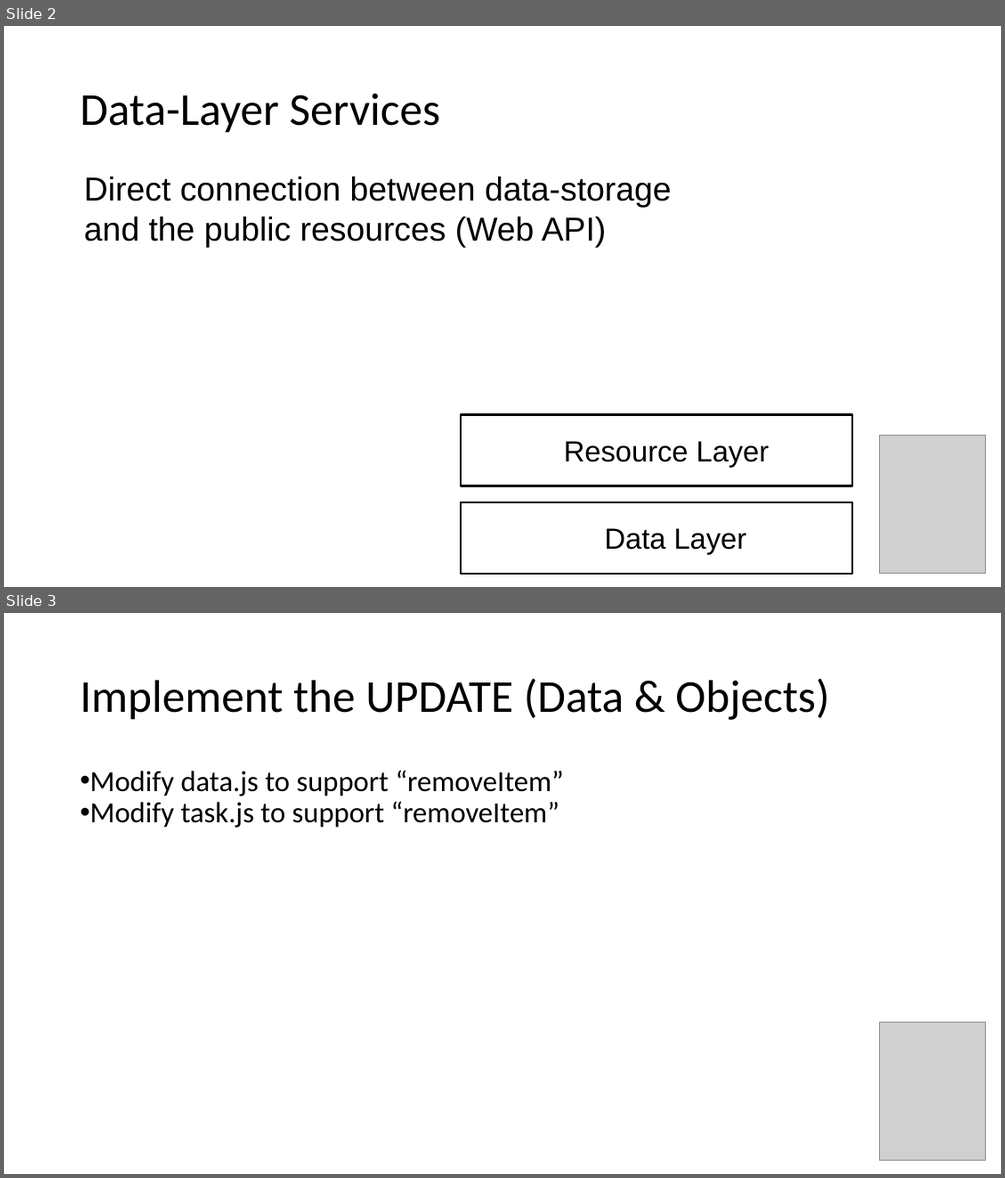
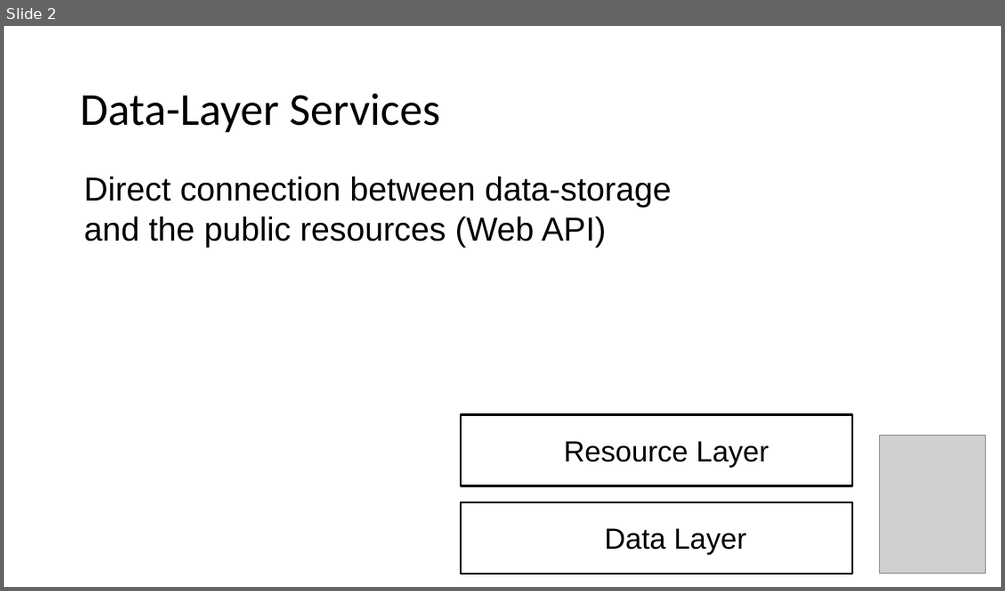
Before and after one commit to apiacademy/2016-04-qcon-sao-paulo, a slide deck: slides/02-x-data-exercise.pptx. Shown one above the other, each under a label of ours: slides 2 and 3 before the commit, slide 2 after it. The pictures are 1005x1178 and 1005x591 pixels, drawn with LibreOffice and Linux fonts; fonts in the diff are those of the drawing; grey boxes stand for pictures. Boxes give left, top, right and bottom in pixels: in the first picture for what was removed or moved away, otherwise in the second. Text is boxed around its words. In the diff, an @@ line names an element or a change of style, - is before the commit and + after.

```diff
--- a/slides/02-x-data-exercise.pptx
+++ b/slides/02-x-data-exercise.pptx
@@ slide 3 removed at (4, 613, 1001, 1174), background #FFFFFF @@
@@ text removed at (80, 678, 829, 720) @@
-Implement the UPDATE (Data & Objects)
@@ text removed at (90, 770, 564, 827) @@
-• Modify data.js to support “removeItem”
-• Modify task.js to support “removeItem”
@@ picture removed at (880, 1022, 986, 1160) @@
```
Also in this commit, not shown: 2 slides changed, 3 other files.
